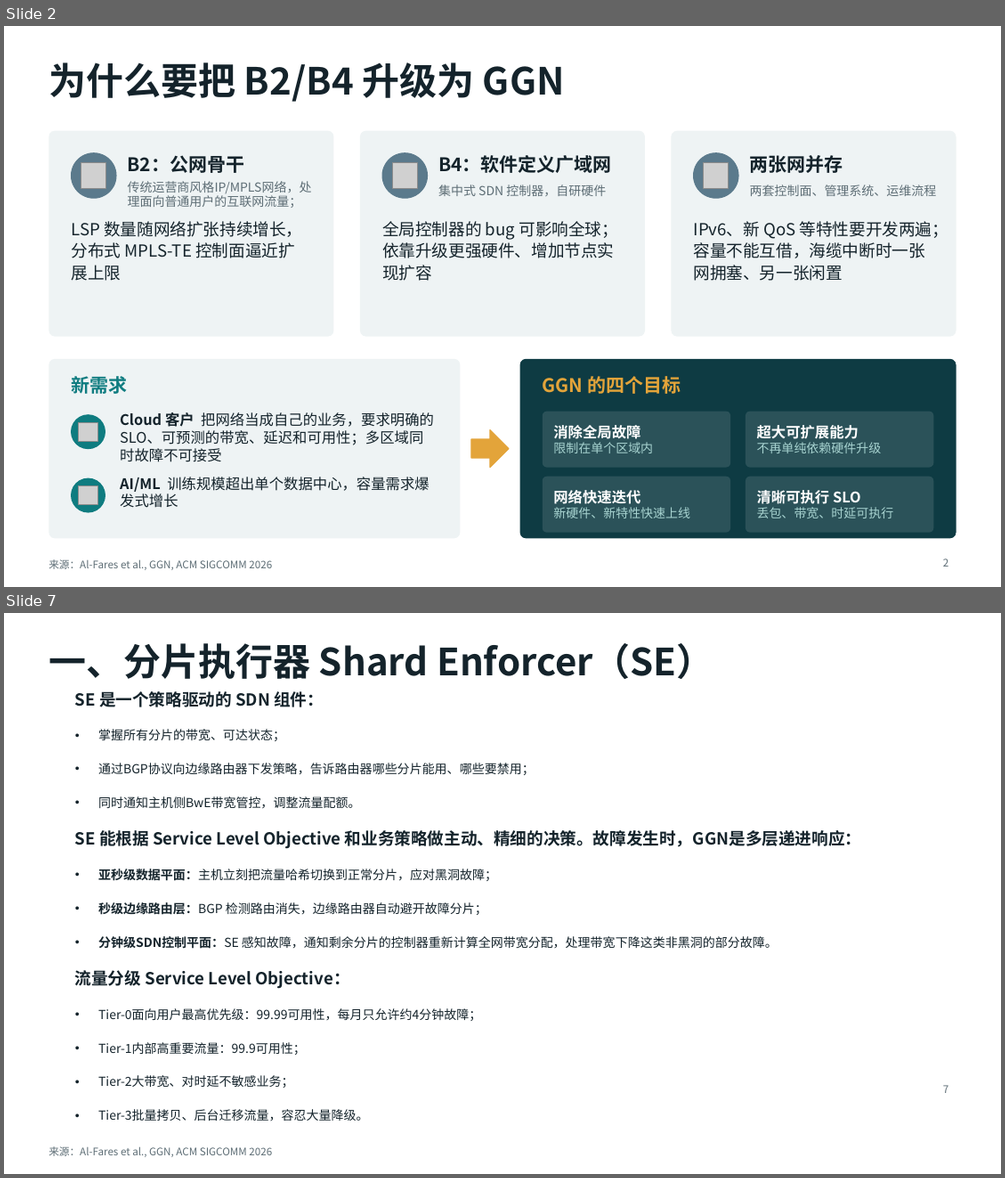
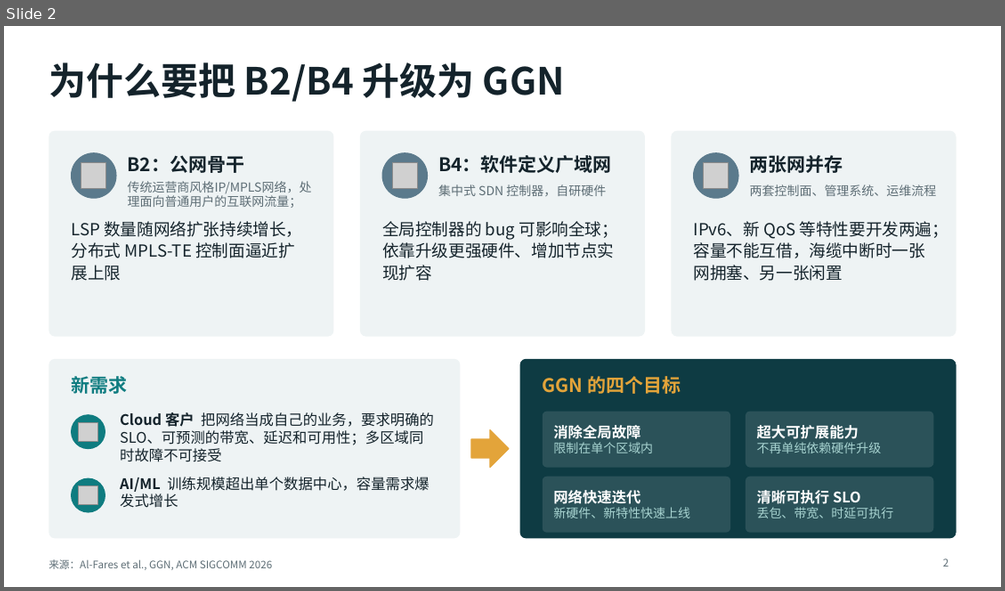
Before and after one commit to LuisXinYe/Transfer-Repo, a slide deck: GGN_解读.pptx. Shown one above the other, each under a label of ours: slides 2 and 7 before the commit, slide 2 after it; the slides between them are not shown. The pictures are 1005x1178 and 1005x591 pixels, drawn with LibreOffice and Linux fonts; fonts in the diff are those of the drawing; grey boxes stand for pictures. Boxes give left, top, right and bottom in pixels: in the first picture for what was removed or moved away, otherwise in the second. Text is boxed around its words. In the diff, an @@ line names an element or a change of style, - is before the commit and + after.

```diff
--- a/GGN_解读.pptx
+++ b/GGN_解读.pptx
@@ slide 7 removed at [4,613,1001,1174], background #FFFFFF; not listed: 1 template element that a slide beside it also shows @@
@@ title removed at [48,643,714,679] @@
-一、分片执行器 Shard Enforcer（SE）
@@ text removed at [75,691,861,1120] @@
-SE 是一个策略驱动的 SDN 组件：
-• 掌握所有分片的带宽、可达状态；
-• 通过BGP协议向边缘路由器下发策略，告诉路由器哪些分片能用、哪些要禁用；
-• 同时通知主机侧BwE带宽管控，调整流量配额。
-SE 能根据 Service Level Objective 和业务策略做主动、精细的决策。故障发生时，GGN是多层递进响应：
-• 亚秒级数据平面：主机立刻把流量哈希切换到正常分片，应对黑洞故障；
-• 秒级边缘路由层：BGP 检测路由消失，边缘路由器自动避开故障分片；
-• 分钟级SDN控制平面：SE 感知故障，通知剩余分片的控制器重新计算全网带宽分配，处理带宽下降这类非黑洞的部分故障。
-流量分级 Service Level Objective：
-• Tier-0面向用户最高优先级：99.99可用性，每月只允许约4分钟故障；
-• Tier-1内部高重要流量：99.9可用性；
-• Tier-2大带宽、对时延不敏感业务；
-• Tier-3批量拷贝、后台迁移流量，容忍大量降级。
@@ page number removed at [943,1085,948,1093] @@
-7
```
Also in this commit, not shown: 4 slides changed, 8 slides added, 4 other slides removed.
